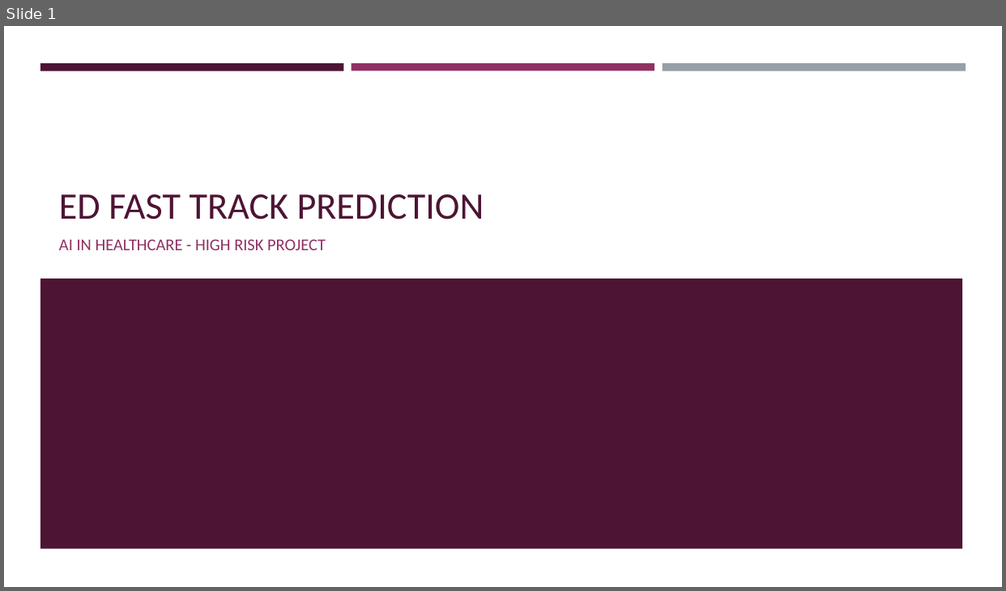
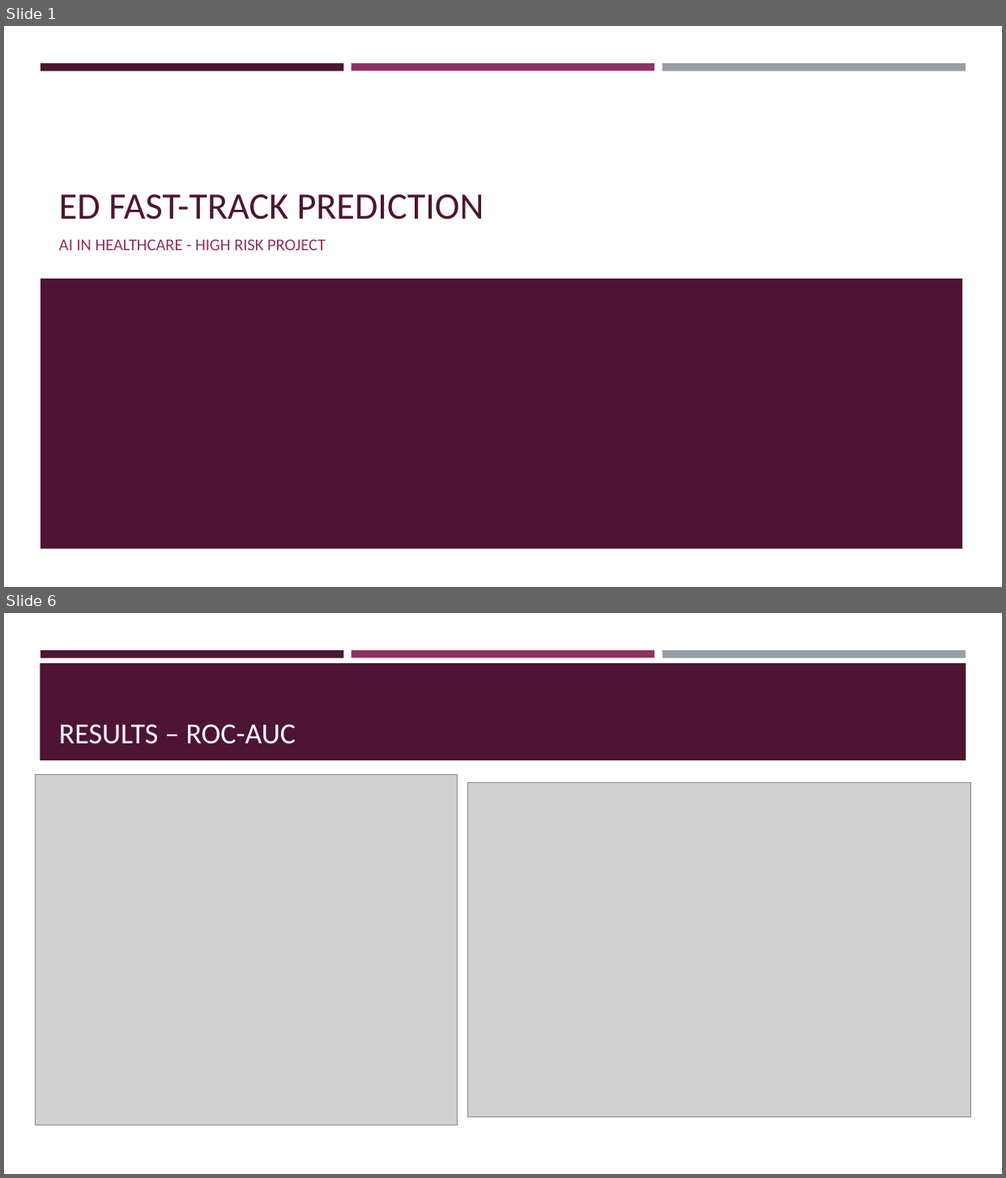
Before and after one commit to Owenx25/UT_AiInHealthcare, a slide deck: HIGH_RISK_PROJECT/HIGH_RISK_PROJECT_SLIDES.pptx. Shown one above the other, each under a label of ours: slide 1 before the commit, slides 1 and 6 after it; the slides between them are not shown. The pictures are 1006x591 and 1006x1178 pixels, drawn with LibreOffice and Linux fonts; fonts in the diff are those of the drawing; grey boxes stand for pictures. Boxes give left, top, right and bottom in pixels: in the first picture for what was removed or moved away, otherwise in the second. Text is boxed around its words. In the diff, an @@ line names an element or a change of style, - is before the commit and + after.

```diff
--- a/HIGH_RISK_PROJECT/HIGH_RISK_PROJECT_SLIDES.pptx
+++ b/HIGH_RISK_PROJECT/HIGH_RISK_PROJECT_SLIDES.pptx
@@ slide 6 added at <box>4,613,1002,1174</box>, background #FFFFFF; not listed: 3 template elements that a slide beside it also shows @@
@@ rectangle added at <box>40,663,966,760</box>, fill #4D1434 @@
@@ title added at <box>59,724,296,744</box>, 28 pt, text #FFFFFF @@
+RESULTS – ROC-AUC
@@ picture added at <box>36,775,458,1126</box> @@
@@ picture added at <box>468,783,971,1117</box> @@
@@ slide 1 changed as well @@
@@ title at <box>59,194,484,220</box>: text changed @@
-ED FAST TRACK PREDICTION
+ED FAST-TRACK PREDICTION
```
Also in this commit, not shown: 6 other slides added, 1 slide removed, 6 other files.
